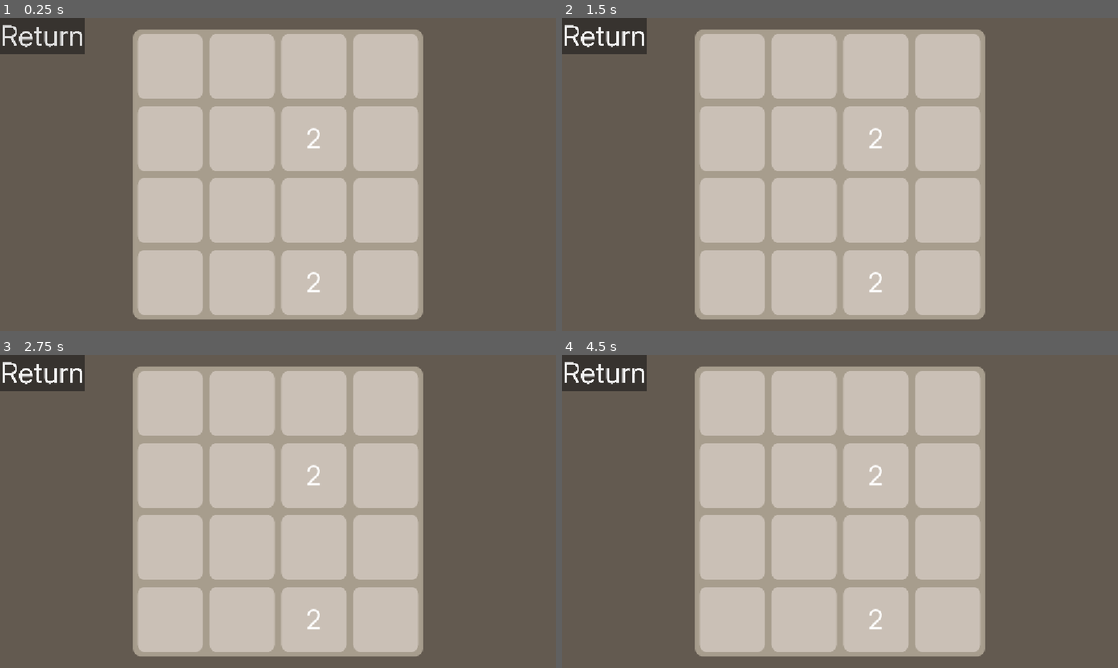
Above: before the commit, frames 1-4 (two rows, left to right).
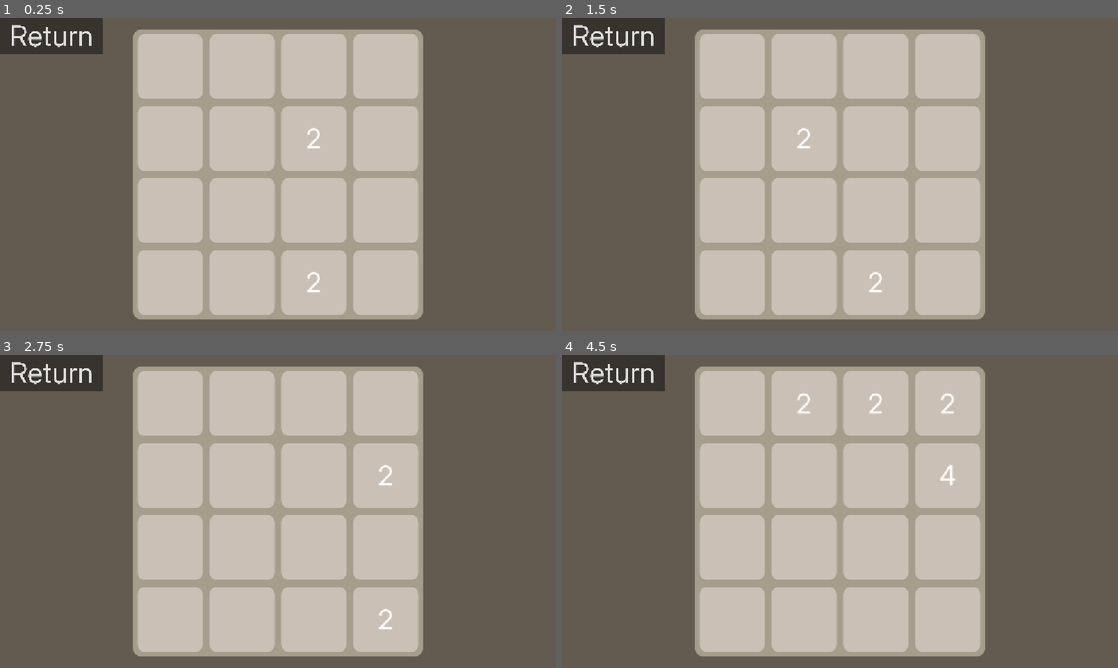
Above: after the commit, the same moments.

Repository: ItsbaileyX3525/baileys-grid-collection
Game: Godot game, scene res://Scenes/Games/2048.tscn
The game is run twice, just before and just after one commit, with the same random seed, the same clock (stepped at 60 frames per second) and the same inputs. This scene is started directly instead of the project's main scene.
Inputs (mouse positions are in pixels of both pictures, inside the frame that each line leads up to):
- Up to frame 1 (0.25 s): no input
- Up to frame 2 (1.5 s): click "Return" at 0.5 s; click (656, 174) at 1.25 s, where only the run after the commit has a clickable "2048"
- Up to frame 3 (2.75 s): hold Right (right) from 2.03 s (still down); tap Alt at 2.1 s
- Up to frame 4 (4.5 s): release Right (right) at 2.78 s; hold Down (down) 2.78-3.53 s; tap Shift at 2.85, 4.35 s; hold Right (right) 3.53-4.28 s; tap Alt at 3.6 s; hold Up (up) from 4.28 s (still down)

The runs differ from the first frame. In frame 1, 0.7% of the frame differs, in the area x 0-19%, y 0-12%; in frame 2, 0.9%; in frame 3, 1.0%; in frame 4, 1.1%, in the area x 0-71%, y 0-88%.

Commit message:
Complete 2048 logic

Diff:
--- a/Scenes/Games/2048.tscn
+++ b/Scenes/Games/2048.tscn
@@ -15,6 +15,13 @@
 corner_radius_top_right = 16
 corner_radius_bottom_right = 16
 corner_radius_bottom_left = 16
+
+[sub_resource type="StyleBoxFlat" id="StyleBoxFlat_m347k"]
+bg_color = Color(0.654902, 0.6156863, 0.5529412, 1)
+corner_radius_top_left = 32
+corner_radius_top_right = 32
+corner_radius_bottom_right = 32
+corner_radius_bottom_left = 32
 
 [node name="2048" type="Control"]
 layout_mode = 3
@@ -355,10 +362,102 @@
 horizontal_alignment = 1
 vertical_alignment = 1
 
+[node name="GameOver" type="Panel" parent="."]
+visible = false
+layout_mode = 0
+offset_left = 276.0
+offset_top = 24.0
+offset_right = 876.0
+offset_bottom = 624.0
+theme_override_styles/panel = SubResource("StyleBoxFlat_m347k")
+
+[node name="GameOverText" type="Label" parent="GameOver"]
+layout_mode = 0
+offset_right = 2268.826
+offset_bottom = 373.11258
+scale = Vector2(0.26533547, 0.26533547)
+theme_override_colors/font_color = Color(0.41105002, 0.36609045, 0.26412675, 1)
+theme_override_font_sizes/font_size = 246
+text = "Game Over!"
+horizontal_alignment = 1
+vertical_alignment = 1
+
+[node name="Score" type="Label" parent="GameOver"]
+layout_mode = 0
+offset_top = 98.0
+offset_right = 2940.456
+offset_bottom = 471.11258
+scale = Vector2(0.20370992, 0.20370992)
+theme_override_colors/font_color = Color(0.41105002, 0.36609045, 0.26412675, 1)
+theme_override_font_sizes/font_size = 246
+text = "Score: 67"
+horizontal_alignment = 1
+vertical_alignment = 1
+
+[node name="Highest" type="Label" parent="GameOver"]
+layout_mode = 0
+offset_top = 181.0
+offset_right = 2666.854
+offset_bottom = 554.11255
+scale = Vector2(0.22498421, 0.22498421)
+theme_override_colors/font_color = Color(0.41105002, 0.36609045, 0.26412675, 1)
+theme_override_font_sizes/font_size = 246
+text = "Highest block: 69"
+horizontal_alignment = 1
+vertical_alignment = 1
+
+[node name="HighScore" type="Label" parent="GameOver"]
+layout_mode = 0
+offset_top = 278.0
+offset_right = 2666.854
+offset_bottom = 651.11255
+scale = Vector2(0.22498421, 0.22498421)
+theme_override_colors/font_color = Color(0.41105002, 0.36609045, 0.26412675, 1)
+theme_override_font_sizes/font_size = 246
+text = "Highscore: 78"
+horizontal_alignment = 1
+vertical_alignment = 1
+
+[node name="HighestScore" type="Label" parent="GameOver"]
+layout_mode = 0
+offset_top = 367.00003
+offset_right = 2666.854
+offset_bottom = 740.11255
+scale = Vector2(0.22498421, 0.22498421)
+theme_override_colors/font_color = Color(0.41105002, 0.36609045, 0.26412675, 1)
+theme_override_font_sizes/font_size = 246
+text = "block highscore: 78"
+horizontal_alignment = 1
+vertical_alignment = 1
+
+[node name="Exit" type="Button" parent="GameOver"]
+layout_mode = 0
+offset_left = 317.99997
+offset_top = 491.0
+offset_right = 1296.6333
+offset_bottom = 790.0
+scale = Vector2(0.25137106, 0.25137106)
+theme_override_font_sizes/font_size = 240
+text = "Exit"
+
+[node name="Retry" type="Button" parent="GameOver"]
+layout_mode = 0
+offset_left = 32.0
+offset_top = 491.0
+offset_right = 1022.5676
+offset_bottom = 790.0
+scale = Vector2(0.25137106, 0.25137106)
+theme_override_font_sizes/font_size = 240
+text = "Retry"
+
 [node name="Return" type="Button" parent="."]
 layout_mode = 0
-offset_right = 8.0
-offset_bottom = 8.0
+offset_right = 867.0786
+offset_bottom = 299.0
 scale = Vector2(0.24680576, 0.24680576)
 theme_override_font_sizes/font_size = 240
 text = "Return"
+
+[connection signal="pressed" from="GameOver/Exit" to="." method="_on_exit_pressed"]
+[connection signal="pressed" from="GameOver/Retry" to="." method="_on_retry_pressed"]
+[connection signal="pressed" from="Return" to="." method="_on_return_pressed"]
--- a/Scripts/Games/2048.gd
+++ b/Scripts/Games/2048.gd
@@ -1,20 +1,12 @@
 extends Control
-@onready var row_1_col_1: Panel = $GameArea/VBoxContainer/MarginContainer1/HBoxContainer/Row1Col1
-@onready var row_1_col_2: Panel = $GameArea/VBoxContainer/MarginContainer1/HBoxContainer/Row1Col2
-@onready var row_1_col_3: Panel = $GameArea/VBoxContainer/MarginContainer1/HBoxContainer/Row1Col3
-@onready var row_1_col_4: Panel = $GameArea/VBoxContainer/MarginContainer1/HBoxContainer/Row1Col4
-@onready var row_2_col_1: Panel = $GameArea/VBoxContainer/MarginContainer2/HBoxContainer/Row2Col1
-@onready var row_2_col_2: Panel = $GameArea/VBoxContainer/MarginContainer2/HBoxContainer/Row2Col2
-@onready var row_2_col_3: Panel = $GameArea/VBoxContainer/MarginContainer2/HBoxContainer/Row2Col3
-@onready var row_2_col_4: Panel = $GameArea/VBoxContainer/MarginContainer2/HBoxContainer/Row2Col4
-@onready var row_3_col_1: Panel = $GameArea/VBoxContainer/MarginContainer3/HBoxContainer/Row3Col1
-@onready var row_3_col_2: Panel = $GameArea/VBoxContainer/MarginContainer3/HBoxContainer/Row3Col2
-@onready var row_3_col_3: Panel = $GameArea/VBoxContainer/MarginContainer3/HBoxContainer/Row3Col3
-@onready var row_3_col_4: Panel = $GameArea/VBoxContainer/MarginContainer3/HBoxContainer/Row3Col4
-@onready var row_4_col_1: Panel = $GameArea/VBoxContainer/MarginContainer4/HBoxContainer/Row4Col1
-@onready var row_4_col_2: Panel = $GameArea/VBoxContainer/MarginContainer4/HBoxContainer/Row4Col2
-@onready var row_4_col_3: Panel = $GameArea/VBoxContainer/MarginContainer4/HBoxContainer/Row4Col3
-@onready var row_4_col_4: Panel = $GameArea/VBoxContainer/MarginContainer4/HBoxContainer/Row4Col4
+@onready var game_over_panel: Panel = $GameOver
+@onready var game_over_text: Label = $GameOver/GameOverText
+@onready var score: Label = $GameOver/Score
+@onready var highest: Label = $GameOver/Highest
+@onready var high_score: Label = $GameOver/HighScore
+@onready var highest_score: Label = $GameOver/HighestScore
+
+var game_over: bool = false
 
 var data: Dictionary = {
 	"row1" : {
@@ -43,20 +35,71 @@
 	}
 }
 
+func save_data() -> void:
+	pass
+
+func load_data() -> void:
+	pass
+
+func on_death() -> void:
+	game_over = true
+	var total_score = collect_score()
+	var highest_block = find_highest()
+	game_over_panel.visible = true
+	score.text = str(total_score)
+	highest.text = str(highest_block)
+
 func get_empty_cells() -> Array:
 	var empty = []
-	for i in range(1,5):
-		for e in range(1,5):
-			if data["row%d" % e]["col%d" % i] == 0:
-				empty.append(Vector2(i, e))
+	for row_idx in range(1, 5):
+		for col_idx in range(1, 5):
+			if data["row%d" % row_idx]["col%d" % col_idx] == 0:
+				empty.append(Vector2(col_idx, row_idx))
 	return empty
 
 func spawn_tile() -> void:
 	var empty = get_empty_cells()
 	if empty.size() == 0:
-		return #Game end logic here?
+		return
 	var cell = empty[randi() % empty.size()]
-	data["row%d" % int(cell.x)]["col%d" % int(cell.y)] = 4 if randi() % 10 == 0 else 2
+	var row_key = "row%d" % int(cell.y)
+	var col_key = "col%d" % int(cell.x)
+
+	if data[row_key][col_key] != 0:
+		for backup_cell in empty:
+			var backup_row = "row%d" % int(backup_cell.y)
+			var backup_col = "col%d" % int(backup_cell.x)
+			if data[backup_row][backup_col] == 0:
+				row_key = backup_row
+				col_key = backup_col
+				break
+
+	data[row_key][col_key] = 4 if randi() % 10 == 0 else 2
+
+func can_move() -> bool:
+	for row_idx in range(1, 5):
+		for col_idx in range(1, 4):
+			var current = data["row%d" % row_idx]["col%d" % col_idx]
+			var next = data["row%d" % row_idx]["col%d" % (col_idx + 1)]
+			if current == next and current != 0:
+				return true
+			if current == 0 and next != 0:
+				return true
+			if current != 0 and next == 0:
+				return true
+
+	for col_idx in range(1, 5):
+		for row_idx in range(1, 4):
+			var current = data["row%d" % row_idx]["col%d" % col_idx]
+			var next = data["row%d" % (row_idx + 1)]["col%d" % col_idx]
+			if current == next and current != 0:
+				return true
+			if current == 0 and next != 0:
+				return true
+			if current != 0 and next == 0:
+				return true
+
+	return false
 
 func update_board() -> void:
 	for i in range(1,5):
@@ -67,23 +110,126 @@
 			var label: Label = panel.get_child(0)
 			label.text = str(value if value != 0 else "")
 
+func find_highest() -> int:
+	var highest_block: int = 0
+	for e in data:
+		for z in data[e]:
+			for skibidi in data[e][z]:
+				if skibidi > highest_block:
+					highest_block = int(skibidi)
+	return highest_block + 1
+
+func collect_score() -> int:
+	var total_score: int = 0
+	for e in data:
+		for z in data[e]:
+			for skibidi in data[e][z]:
+				total_score += int(skibidi)
+	return total_score
+
 func _ready() -> void:
 	spawn_tile()
 	spawn_tile()
 	update_board()
 
-func move_items(dir: String) -> void:
+func compress_line(line: Array) -> Array:
+	var compressed = []
+	for val in line:
+		if val != 0:
+			compressed.append(val)
+	return compressed
+
+func merge_line(line: Array) -> Array:
+	var merged = []
+	var i = 0
+	while i < line.size():
+		if i + 1 < line.size() and line[i] == line[i + 1]:
+			merged.append(line[i] * 2)
+			i += 2
+		else:
+			merged.append(line[i])
+			i += 1
+	return merged
+
+func pad_line(line: Array) -> Array:
+	while line.size() < 4:
+		line.append(0)
+	return line
+
+func process_line(line: Array) -> Array:
+	var result = compress_line(line)
+	result = merge_line(result)
+	result = pad_line(result)
+	return result
+
+func move_items(dir: String) -> bool:
+	var previous_state = {}
+	for row_idx in range(1, 5):
+		previous_state["row%d" % row_idx] = {}
+		for col_idx in range(1, 5):
+			previous_state["row%d" % row_idx]["col%d" % col_idx] = data["row%d" % row_idx]["col%d" % col_idx]
+
 	match dir:
 		"up":
-			print("Moving up")
+			for col_idx in range(1, 5):
+				var column = []
+				for row_idx in range(1, 5):
+					column.append(data["row%d" % row_idx]["col%d" % col_idx])
+				column = process_line(column)
+				var row_positions = [1, 2, 3, 4]
+				for idx in range(4):
+					data["row%d" % row_positions[idx]]["col%d" % col_idx] = column[idx]
 		"down":
-			print("Moving down")
+			for col_idx in range(1, 5):
+				var column = []
+				for row_idx in range(4, 0, -1):
+					column.append(data["row%d" % row_idx]["col%d" % col_idx])
+				column = process_line(column)
+				var row_positions = [4, 3, 2, 1]
+				for idx in range(4):
+					data["row%d" % row_positions[idx]]["col%d" % col_idx] = column[idx]
 		"left":
-			print("Moving left")
+			for row_idx in range(1, 5):
+				var row = []
+				for col_idx in range(1, 5):
+					row.append(data["row%d" % row_idx]["col%d" % col_idx])
+				row = process_line(row)
+				var col_positions = [1, 2, 3, 4]
+				for idx in range(4):
+					data["row%d" % row_idx]["col%d" % col_positions[idx]] = row[idx]
 		"right":
-			print("Moving right")
+			for row_idx in range(1, 5):
+				var row = []
+				for col_idx in range(4, 0, -1):
+					row.append(data["row%d" % row_idx]["col%d" % col_idx])
+				row = process_line(row)
+				var col_positions = [4, 3, 2, 1]
+				for idx in range(4):
+					data["row%d" % row_idx]["col%d" % col_positions[idx]] = row[idx]
+
+	var state_changed = false
+	for row_idx in range(1, 5):
+		for col_idx in range(1, 5):
+			if previous_state["row%d" % row_idx]["col%d" % col_idx] != data["row%d" % row_idx]["col%d" % col_idx]:
+				state_changed = true
+				break
+		if state_changed:
+			break
+
+	update_board()
+
+	if state_changed:
+		spawn_tile()
+
+	if !can_move():
+		on_death()
+
+	return state_changed
 
 func _physics_process(_delta: float) -> void:
+	if game_over:
+		return
+
 	if Input.is_action_just_pressed("up"):
 		move_items("up")
 
@@ -99,3 +245,9 @@
 
 func _on_return_pressed() -> void:
 	get_tree().change_scene_to_file("res://Scenes/games_selector.tscn")
+
+func _on_retry_pressed() -> void:
+	get_tree().change_scene_to_file("res://Scenes/Games/2048.tscn")
+
+func _on_exit_pressed() -> void:
+	get_tree().change_scene_to_file("res://Scenes/games_selector.tscn")
Not shown: 1 places in Scenes/Games/2048.tscn that only renumber resources
